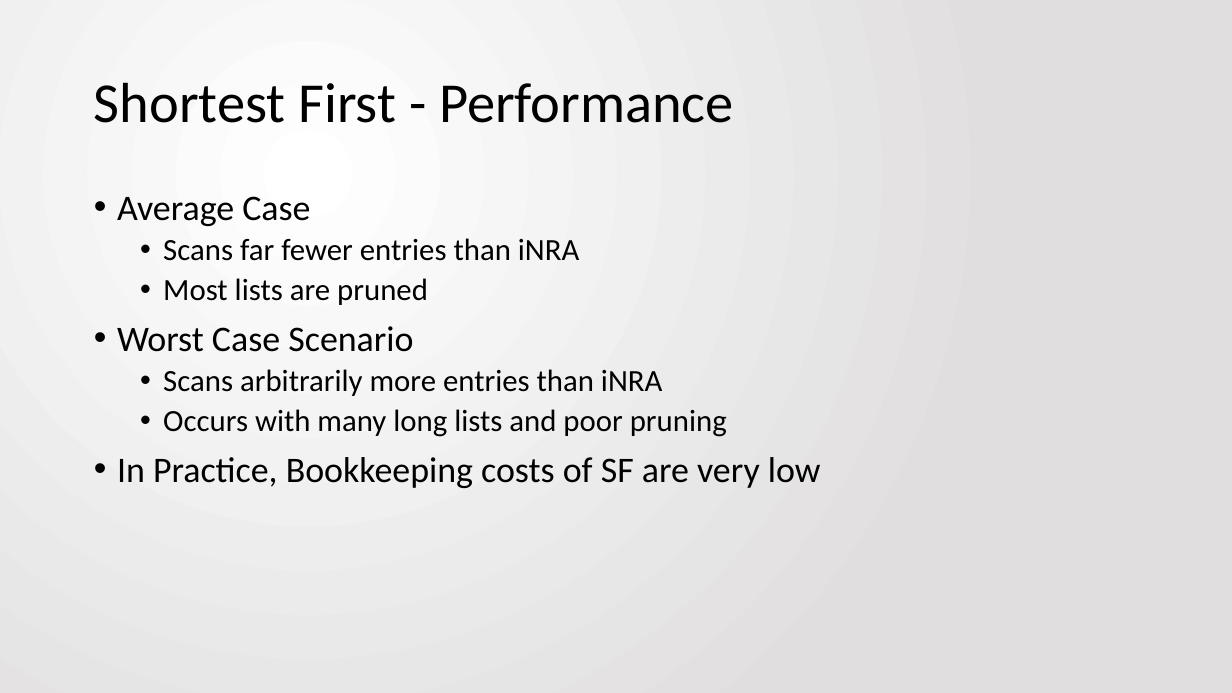
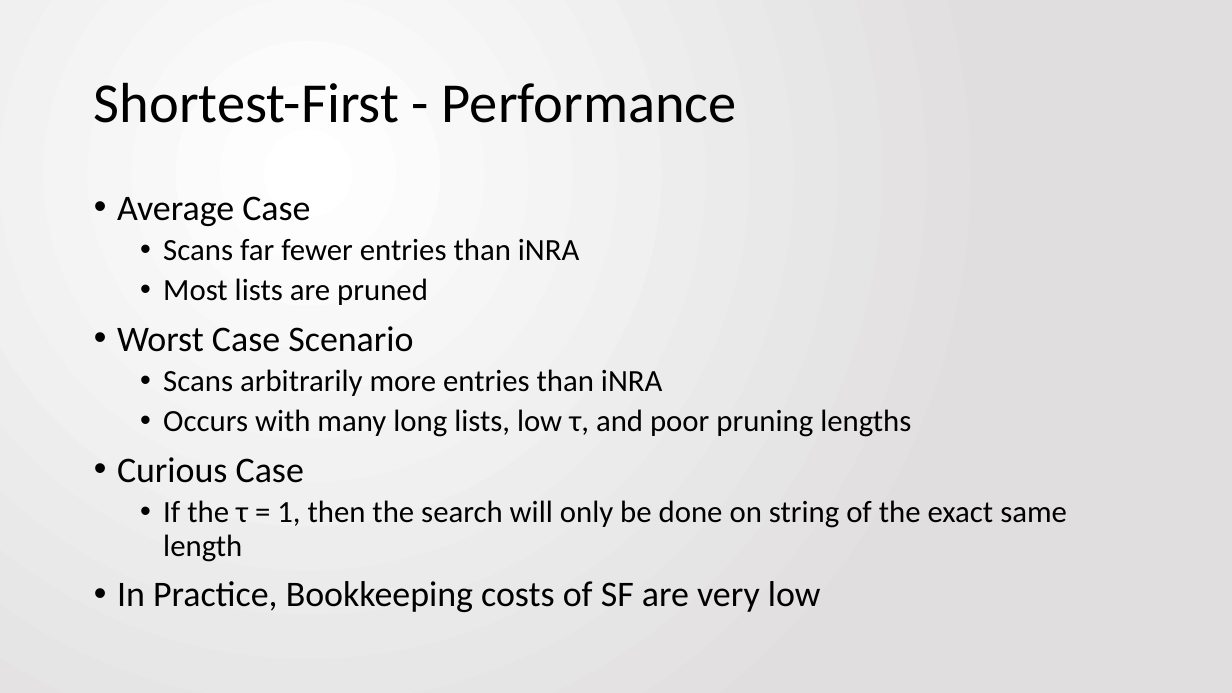
Before and after one commit to jbfitz/EECS405, a slide deck: slide 15 of Paper Presentation/EECS405.PattersonFitzpatrick.PaperPresentation.pptx. Drawn at 1232x693 pixels with LibreOffice and Linux fonts; fonts in the diff are those of the drawing. Boxes give left, top, right and bottom in pixels: in the first picture for what was removed or moved away, otherwise in the second. Text is boxed around its words. In the diff, an @@ line names an element or a change of style, - is before the commit and + after.

```diff
--- a/Paper Presentation/EECS405.PattersonFitzpatrick.PaperPresentation.pptx
+++ b/Paper Presentation/EECS405.PattersonFitzpatrick.PaperPresentation.pptx
@@ title at (x1=94, y1=82, x2=737, y2=123): text changed @@
-Shortest First - Performance
+Shortest-First - Performance
@@ text at (x1=117, y1=409, x2=1067, y2=562): text changed @@
-  • Occurs with many long lists and poor pruning
+  • Occurs with many long lists, low τ, and poor pruning lengths
+• Curious Case
+  • If the τ = 1, then the search will only be done on string of the exact same length
```
Also in this commit, not shown: 5 other slides changed.
